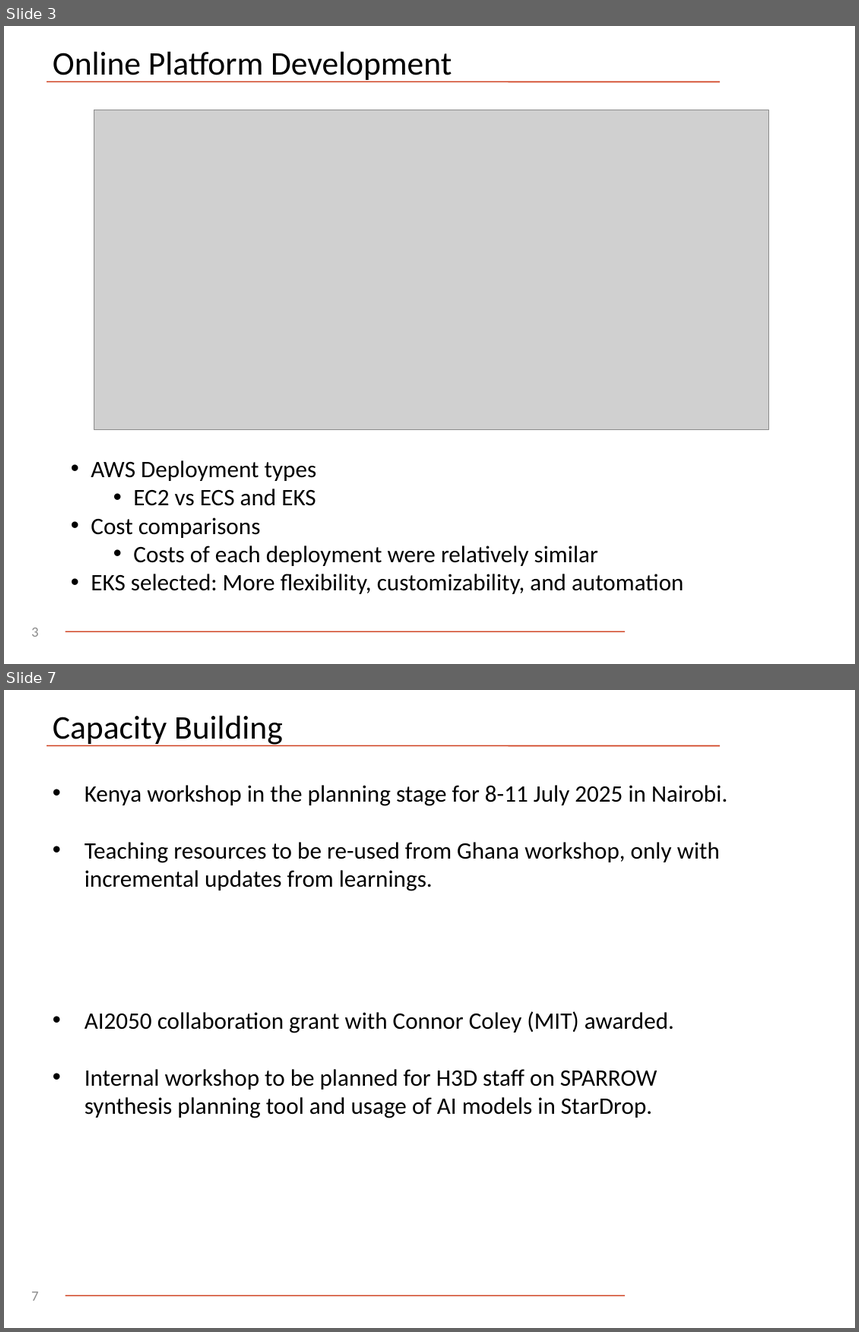
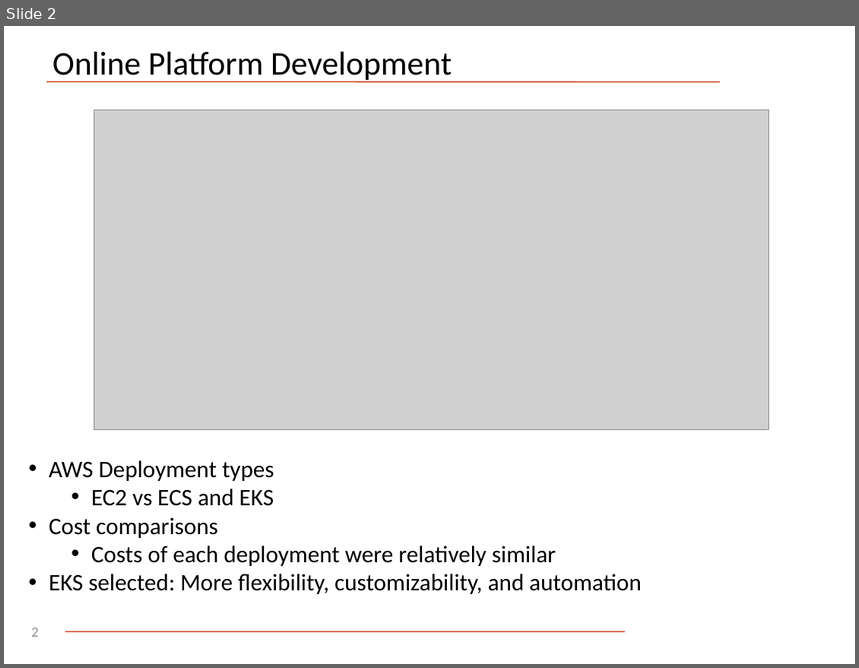
Before and after one commit to ersilia-os/aws-utils, a slide deck: ingress-controller/080125_AI2050_Full_Team_JH.pptx. Shown one above the other, each under a label of ours: slides 3 and 7 before the commit, slide 2 after it; the slides between them are not shown. The pictures are 859x1332 and 859x668 pixels, drawn with LibreOffice and Linux fonts; fonts in the diff are those of the drawing; grey boxes stand for pictures; background and template pictures are left out. Boxes give left, top, right and bottom in pixels: in the first picture for what was removed or moved away, otherwise in the second. Text is boxed around its words. In the diff, an @@ line names an element or a change of style, - is before the commit and + after.

```diff
--- a/ingress-controller/080125_AI2050_Full_Team_JH.pptx
+++ b/ingress-controller/080125_AI2050_Full_Team_JH.pptx
@@ slide 7 removed at (4, 690, 855, 1328), background #FFFFFF; not listed: 2 template elements that a slide beside it also shows @@
@@ title removed at (53, 715, 283, 746) @@
-Capacity Building
@@ text removed at (85, 785, 728, 1119) @@
-• Kenya workshop in the planning stage for 8-11 July 2025 in Nairobi.
-• Teaching resources to be re-used from Ghana workshop, only with incremental updates from learnings.
-• AI2050 collaboration grant with Connor Coley (MIT) awarded.
-• Internal workshop to be planned for H3D staff on SPARROW synthesis planning tool and usage of AI models in StarDrop.
@@ page number removed at (31, 1292, 38, 1301) @@
-7
@@ what was slide 3 is now slide 2 @@
@@ slide 2 changed as well @@
@@ text "AWS Deployment types": place and size @@
-text "AWS Deployment types" at (91, 461, 684, 594)
+text "AWS Deployment types" at (49, 461, 642, 594)
@@ page number at (31, 628, 38, 637): text changed @@
-3
+2
```
Also in this commit, not shown: 1 other slide changed, 1 slide added, 4 other slides removed.
